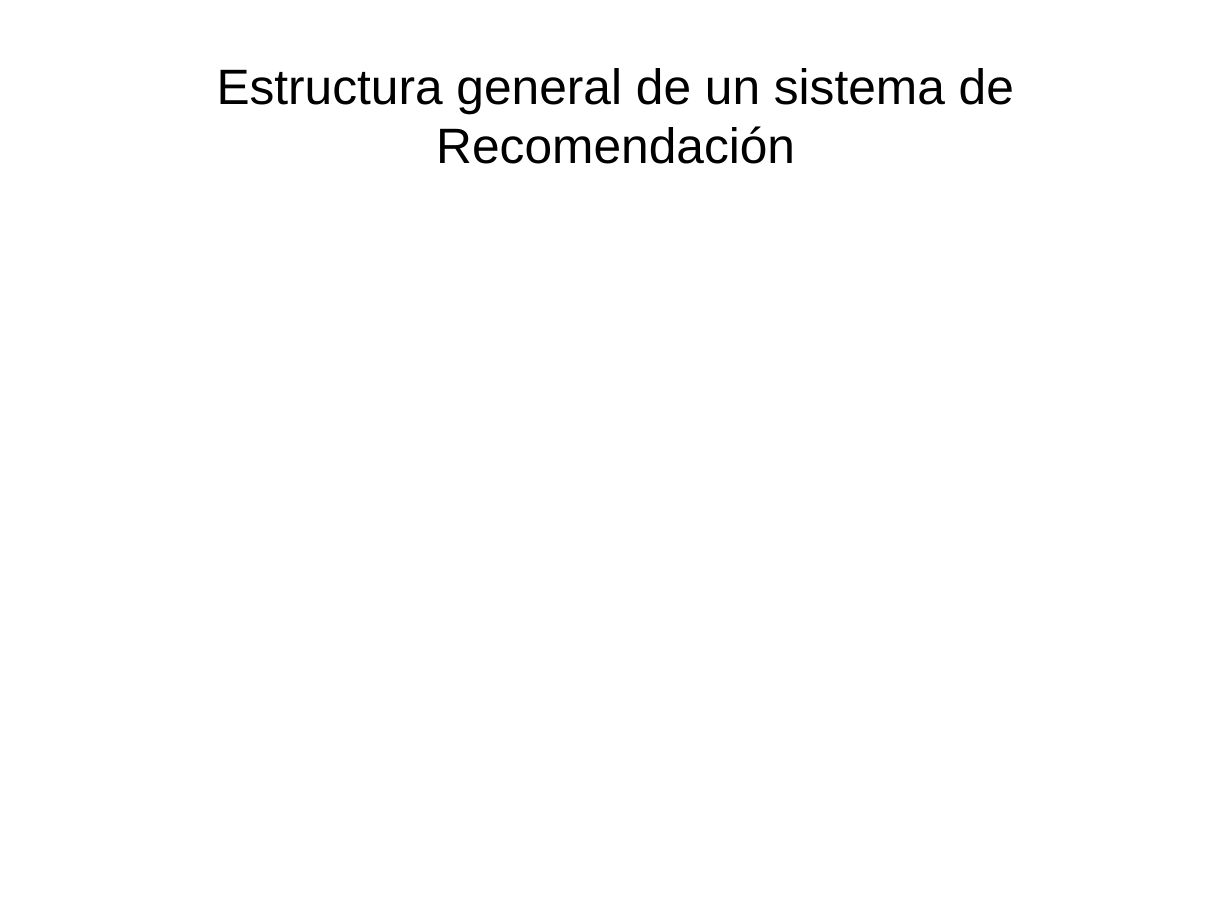
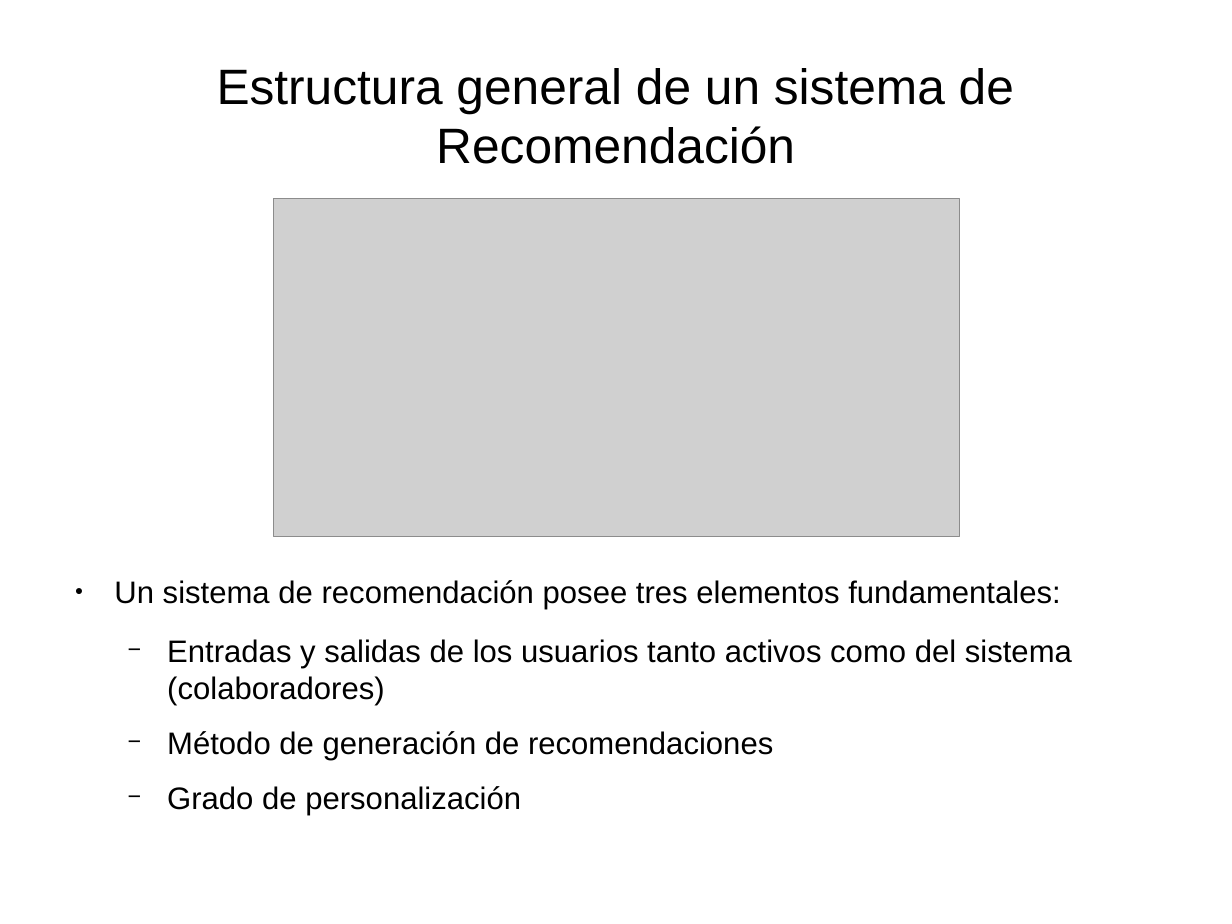
Before and after one commit to Lothar94/Recuperacion_Informacion, a slide deck: slide 5 of Practica 1/PresentacionSR.odp. Drawn at 1232x924 pixels with LibreOffice and Linux fonts; fonts in the diff are those of the drawing; grey boxes stand for pictures. Boxes give left, top, right and bottom in pixels: in the first picture for what was removed or moved away, otherwise in the second. Text is boxed around its words. In the diff, an @@ line names an element or a change of style, - is before the commit and + after.

```diff
--- a/Practica 1/PresentacionSR.odp
+++ b/Practica 1/PresentacionSR.odp
@@ picture added at box(274, 199, 960, 538) @@
@@ text added at box(114, 580, 1072, 815), 20 pt, text #000000 @@
+● Un sistema de recomendación posee tres elementos fundamentales:
+  − Entradas y salidas de los usuarios tanto activos como del sistema (colaboradores)
+  − Método de generación de recomendaciones
+  − Grado de personalización
```
Also in this commit, not shown: 3 other slides changed, 2 slides added, 2 slides removed, 13 other files.
